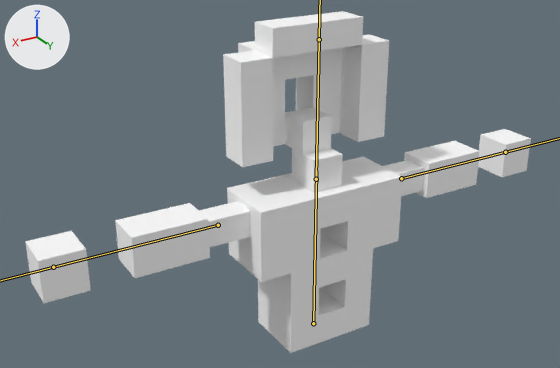
The FBX model Game/Assets/Models/Player/Player.fbx: old version first, new version second.
Both versions are drawn from a camera (50 mm lens) standing at (60.0, 89.4, 70.8) and looking at (7.6, 2.0, 27.1). The axes (+X, +Y, +Z) are drawn at upper left. The lights are the same throughout. The bones that bend it are drawn over the model as lines.

Names of what the first picture shows: 'PlayerSuit'.
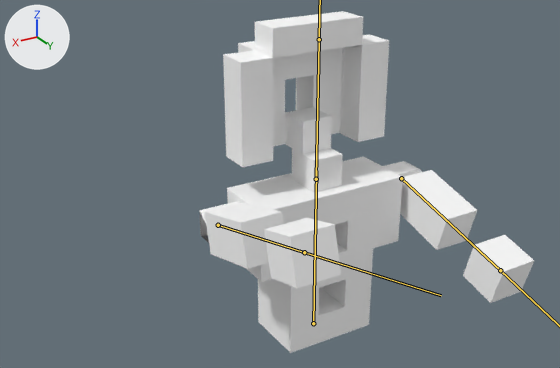
The newer file adds an action. The first version stands in its rest pose; the second is drawn at frame 1 of the action 'ActionHard.001'.

What differs and where, as boxes (x1, y1, x2, y2) in the pictures (560 x 368 px):
'PlayerSuit', posed (34% narrower)
    before: (25, 11, 531, 353)
    after: (199, 11, 534, 353)
bone 'arm.L', root to tip
    before: (401, 178) to (505, 152)
    after: (401, 178) to (500, 270)
bone 'arm.R', root to tip
    before: (218, 225) to (53, 267)
    after: (218, 225) to (304, 252)

The change in detail:
Bone 'arm.L' (bone_arm_l) turns from (0, 0, 0) to (-75, 0, 90) degrees about its own x, y and z.
Bone 'arm.R' (bone_arm_r) turns from (0, 0, 0) to (90, 105, 0) degrees about its own x, y and z.
